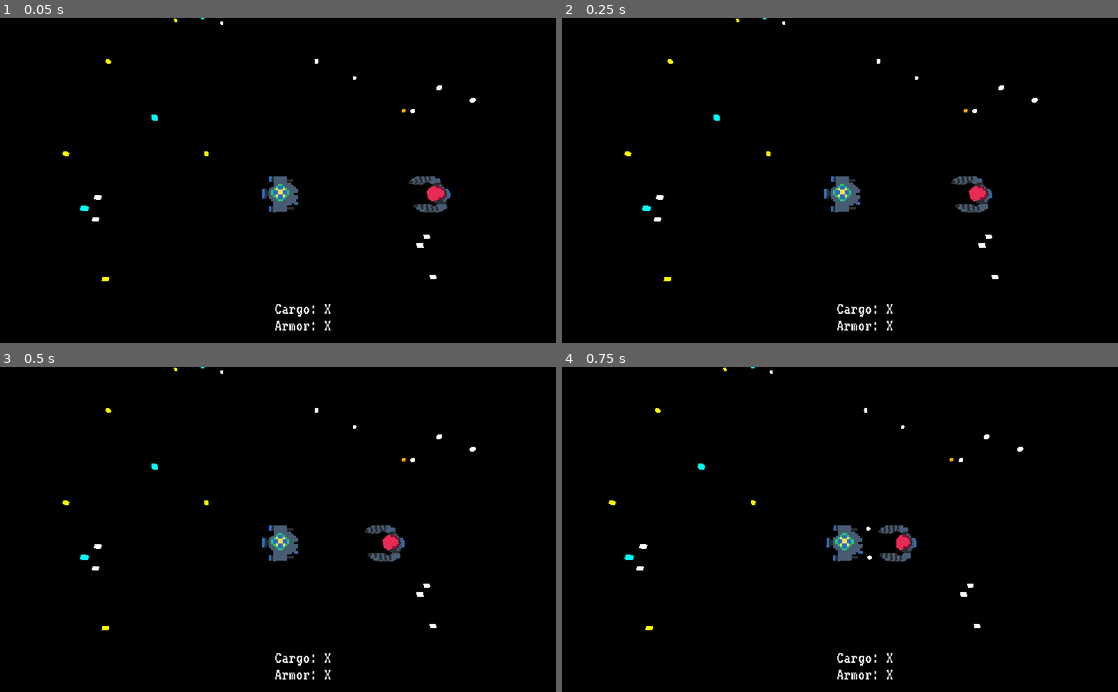
Above: before the commit, frames 1-4 (two rows, left to right).
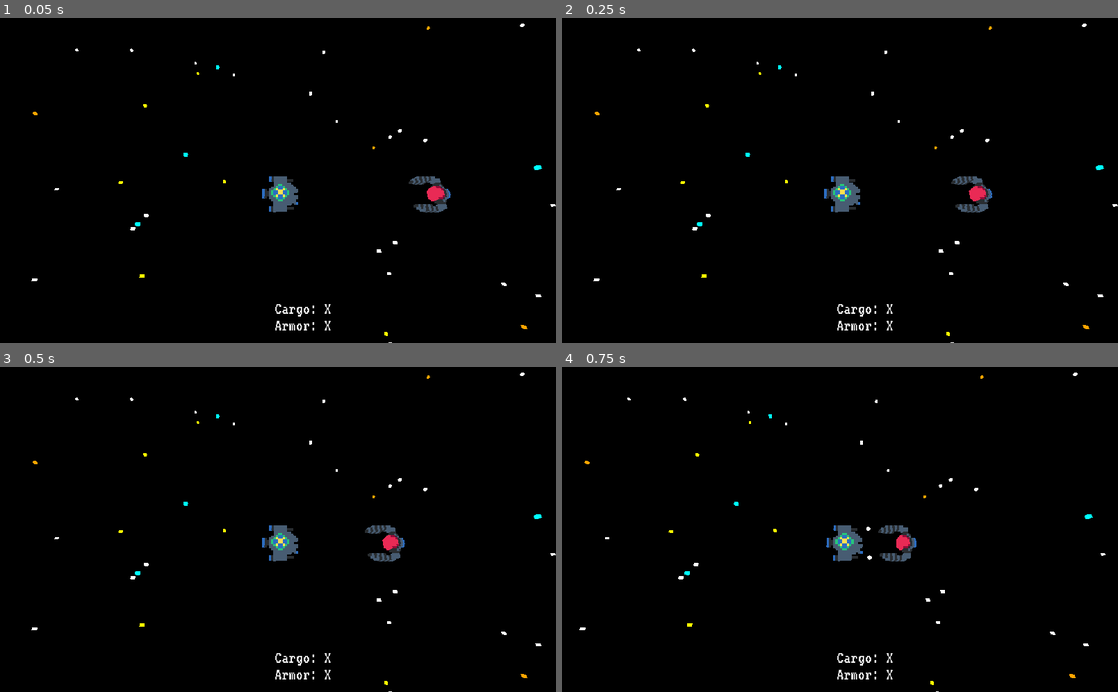
Above: after the commit, the same moments.

Repository: the-g-force/2022-January
Game: Godot game, scene res://World/World.tscn
Two runs of this game, one before a commit and one after it. Both use one fixed random seed, a clock stepped at 60 frames per second and the inputs below.
Inputs:
- Up to frame 1 (0.05 s): no input
- Up to frame 2 (0.25 s): no input
- Up to frame 3 (0.5 s): no input
- Up to frame 4 (0.75 s): hold D (move_right) from 0.53 s (still down); tap Space (fire) at 0.6 s

The runs differ from the first frame. In frame 1, 0.5% of the frame differs, in the area x 5-100%, y 0-100%; in frame 2, 0.5%; in frame 3, 0.5%; in frame 4, 0.5%.

Commit message:
Pull the starfield back

Diff:
--- a/project/World/Starfield.gd
+++ b/project/World/Starfield.gd
@@ -1,7 +1,7 @@
 extends Spatial
 
-export var base_depth := 50
-export var depth_variance := 10
+export var base_depth := 100
+export var depth_variance := 20
 export var base_stars := 200
 export var star_variance := 50
 export var screen_size_x := 1000
